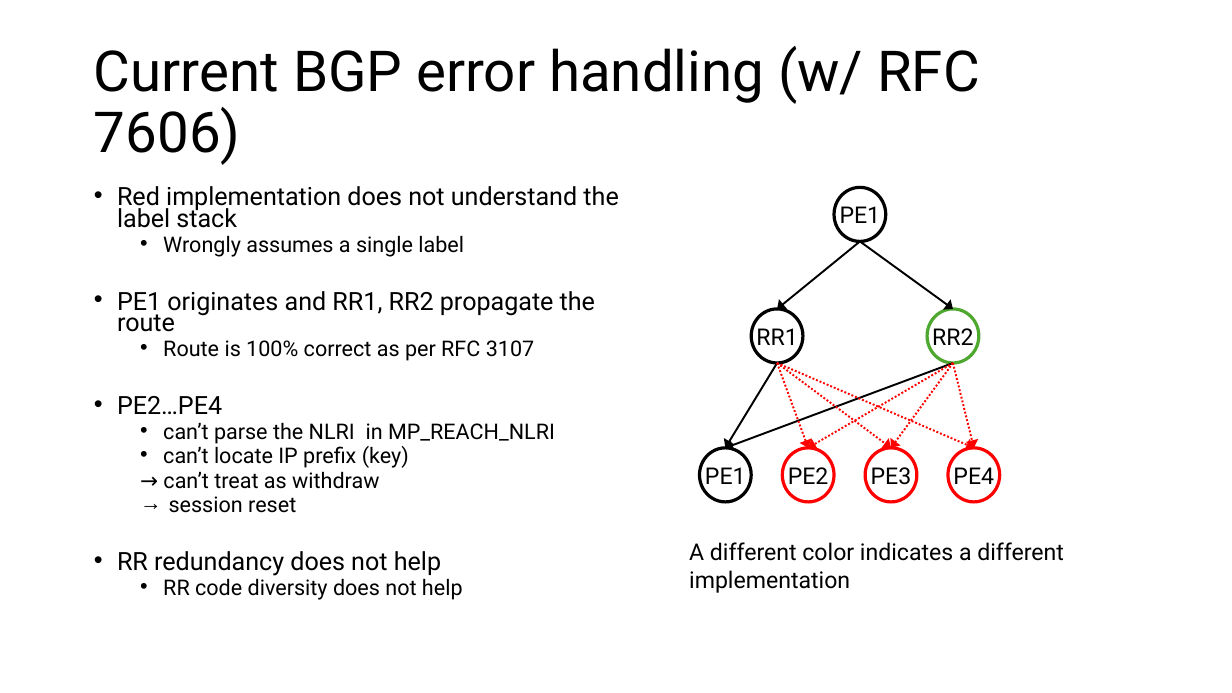
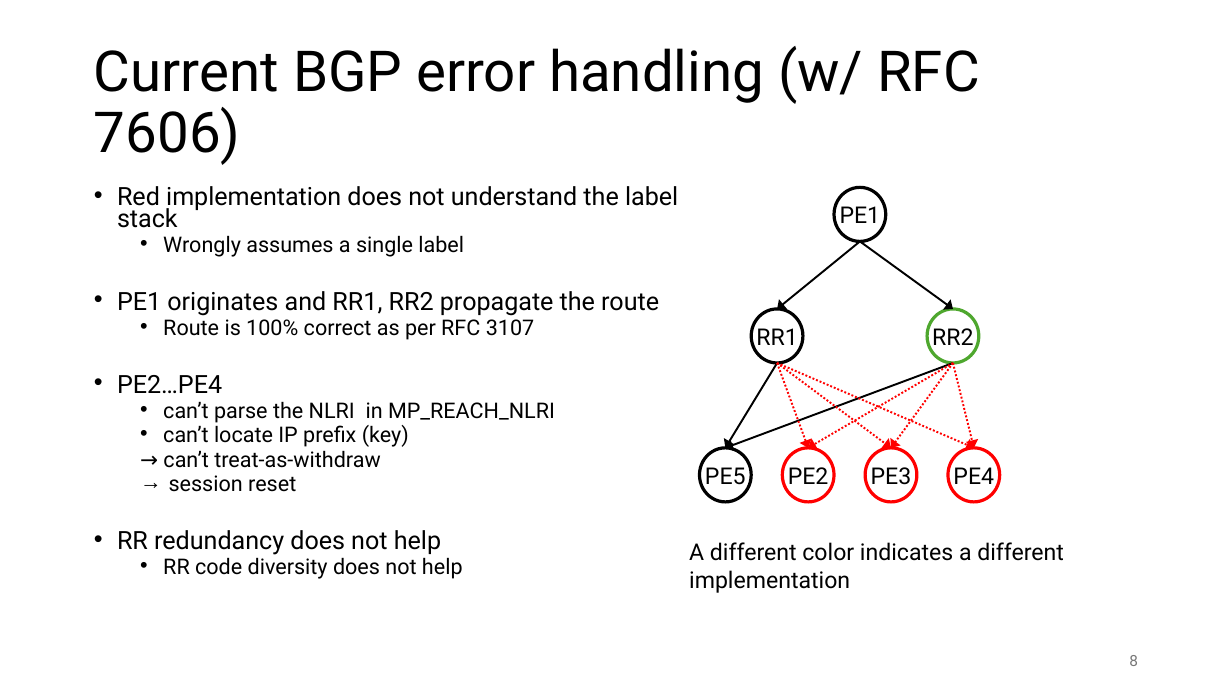
Before and after one commit to Bruno007/draft-decraene-idr-nlri-error-handling, a slide deck: slide 8 of idr-nlri-error-handling.pptx. Drawn at 1232x693 pixels with LibreOffice and Linux fonts; fonts in the diff are those of the drawing. Boxes give left, top, right and bottom in pixels: in the first picture for what was removed or moved away, otherwise in the second. Text is boxed around its words. In the diff, an @@ line names an element or a change of style, - is before the commit and + after.

Commit message:
PPT update: typo and minor

```diff
--- a/idr-nlri-error-handling.pptx
+++ b/idr-nlri-error-handling.pptx
@@ text at (163,450,380,468): text changed @@
-  → can’t treat as withdraw
+  → can’t treat-as-withdraw
@@ text in ellipse at (705,467,746,489): text changed @@
-PE1
+PE5
@@ page number added at (1129,655,1138,666), 12 pt, text #797979 @@
+8
```
Also in this commit, not shown: 9 other slides changed.
